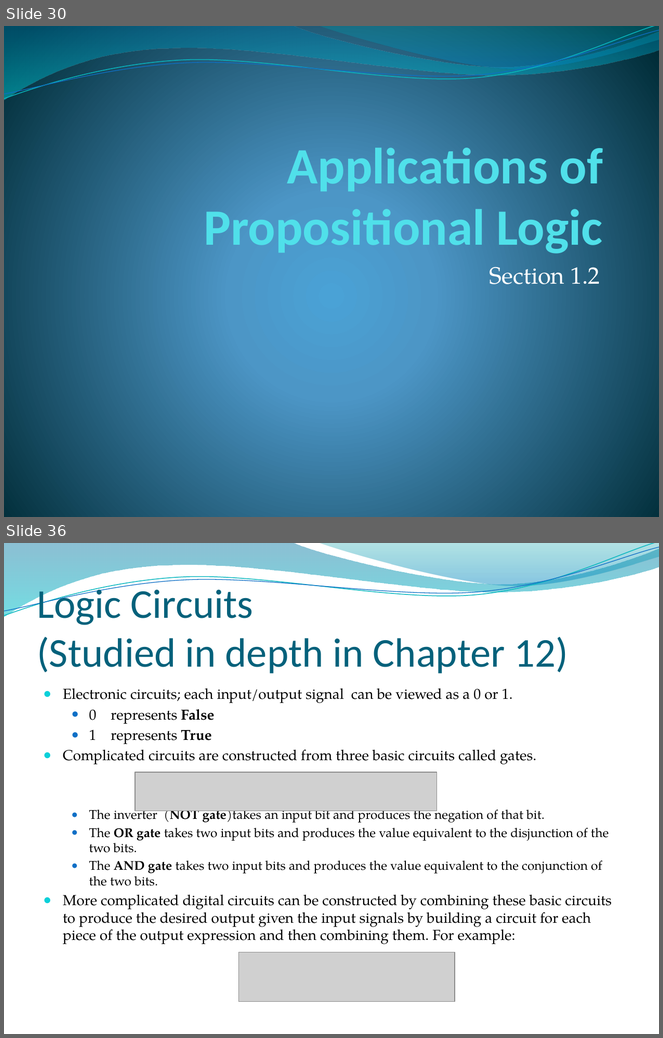
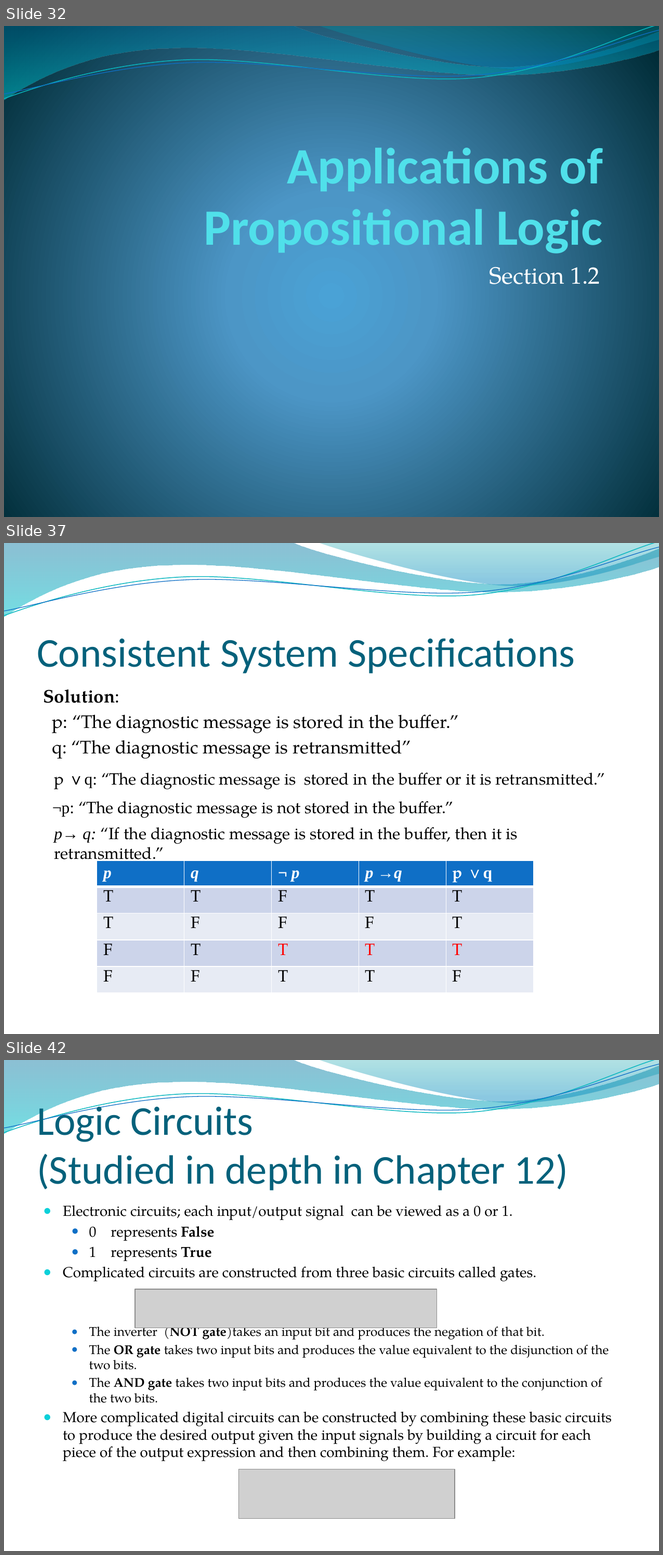
Before and after one commit to lin-chen-GA/lin-chen-GA.github.io, a slide deck: cs2620/slides/cs2620_notes1.pptx. Shown one above the other, each under a label of ours: slides 30 and 36 before the commit, slides 32, 37 and 42 after it; the slides between them are not shown. The pictures are 663x1038 and 663x1555 pixels, drawn with LibreOffice and Linux fonts; fonts in the diff are those of the drawing; grey boxes stand for pictures; background and template pictures are left out. Boxes give left, top, right and bottom in pixels: in the first picture for what was removed or moved away, otherwise in the second. Text is boxed around its words. In the diff, an @@ line names an element or a change of style, - is before the commit and + after.

```diff
--- a/cs2620/slides/cs2620_notes1.pptx
+++ b/cs2620/slides/cs2620_notes1.pptx
@@ slide 37 added at bbox=[4, 543, 659, 1034], background picture (left out); not listed: 4 template elements that a slide beside it also shows @@
@@ title added at bbox=[37, 638, 575, 674], 45 pt, text #04617B @@
+Consistent System Specifications
@@ text added at bbox=[43, 689, 459, 759], 20 pt, text #000000 @@
+Solution:
+p: “The diagnostic message is stored in the buffer.”
+q: “The diagnostic message is retransmitted”
@@ text added at bbox=[54, 773, 605, 789], 18 pt, text #000000 @@
+  p ∨q: “The diagnostic message is stored in the buffer or it is retransmitted.”
@@ text added at bbox=[52, 801, 454, 818], 18 pt, text #000000 @@
+  ¬p: “The diagnostic message is not stored in the buffer.”
@@ text added at bbox=[54, 827, 517, 844], 18 pt, text #000000 @@
+  p→ q: “If the diagnostic message is stored in the buffer, then it is retransmitted.”
@@ table added at bbox=[97, 861, 533, 993], 5 rows, 5 columns @@
+p | q | ¬ p | p →q | p ∨q
+T | T | F | T | T
+T | F | F | F | T
+F | T | T | T | T
+F | F | T | T | F
@@ what was slide 30 is now slide 32 @@
@@ what was slide 36 is now slide 42 @@
```
Also in this commit, not shown: 6 slides changed, 5 other slides added, 7 other files.
